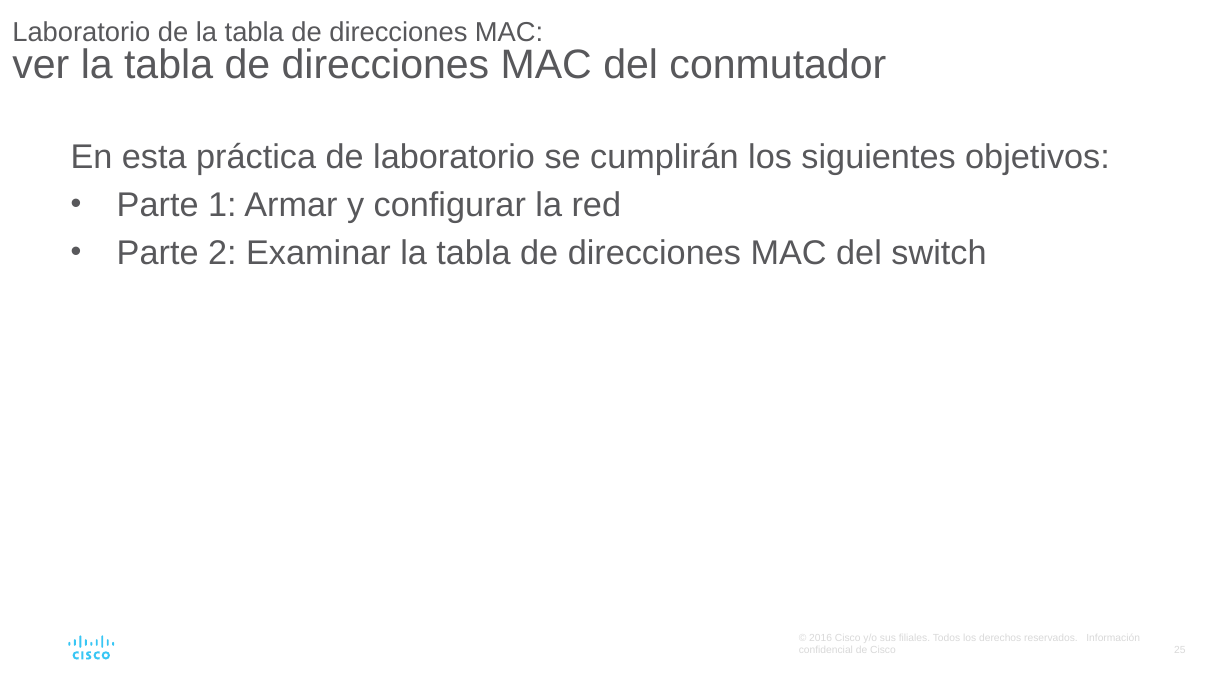
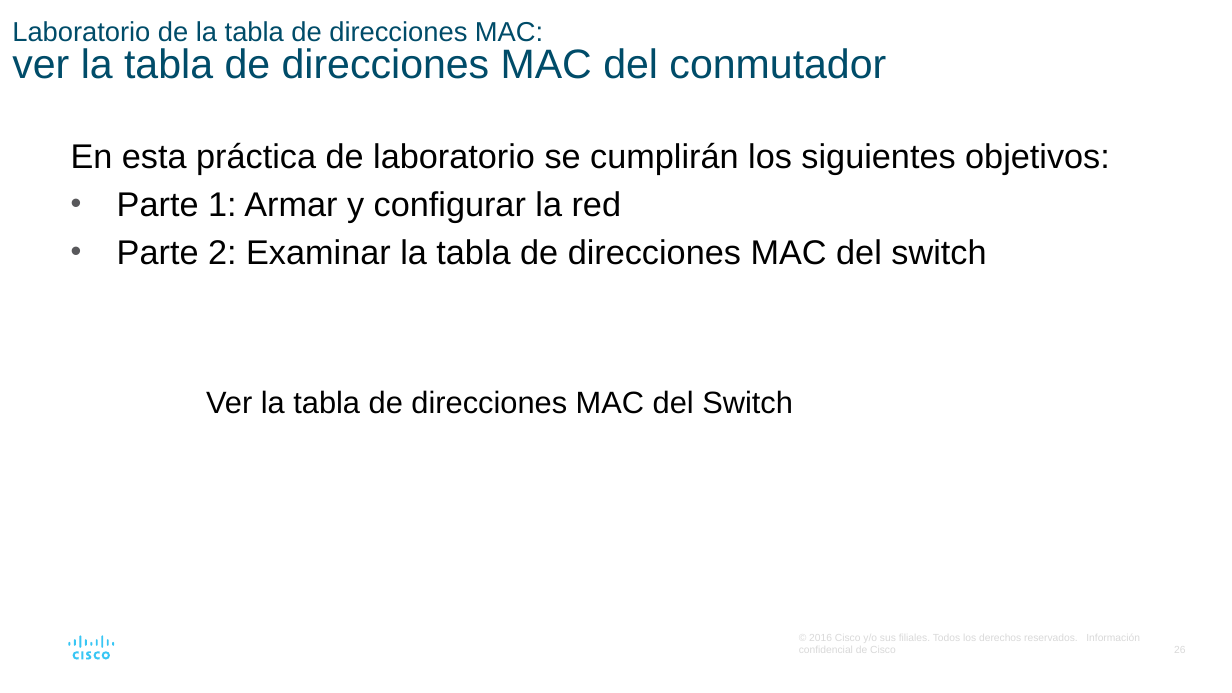
Before and after one commit to giganteavila/PAR, a slide deck: slide 26 of Presentaciones/7-Switching Ethernet.odp (slide 25 before the commit). Drawn at 1232x693 pixels with LibreOffice and Linux fonts; fonts in the diff are those of the drawing. Boxes give left, top, right and bottom in pixels: in the first picture for what was removed or moved away, otherwise in the second. Text is boxed around its words. In the diff, an @@ line names an element or a change of style, - is before the commit and + after.

Commit message:
Actualiza 7-Switching...

```diff
--- a/Presentaciones/7-Switching Ethernet.odp
+++ b/Presentaciones/7-Switching Ethernet.odp
@@ title "Laboratorio de la tabla de ..." at (x1=12, y1=21, x2=886, y2=79): text colour #58585B to #004C69 @@
@@ text "En esta práctica de laboratorio ..." at (x1=71, y1=142, x2=1110, y2=265): text colour #58585B to #000000 @@
@@ text added at (x1=206, y1=390, x2=793, y2=414), 18 pt, text #000000 @@
+Ver la tabla de direcciones MAC del Switch
```
Also in this commit, not shown: 29 other slides changed, 1 slide added.
